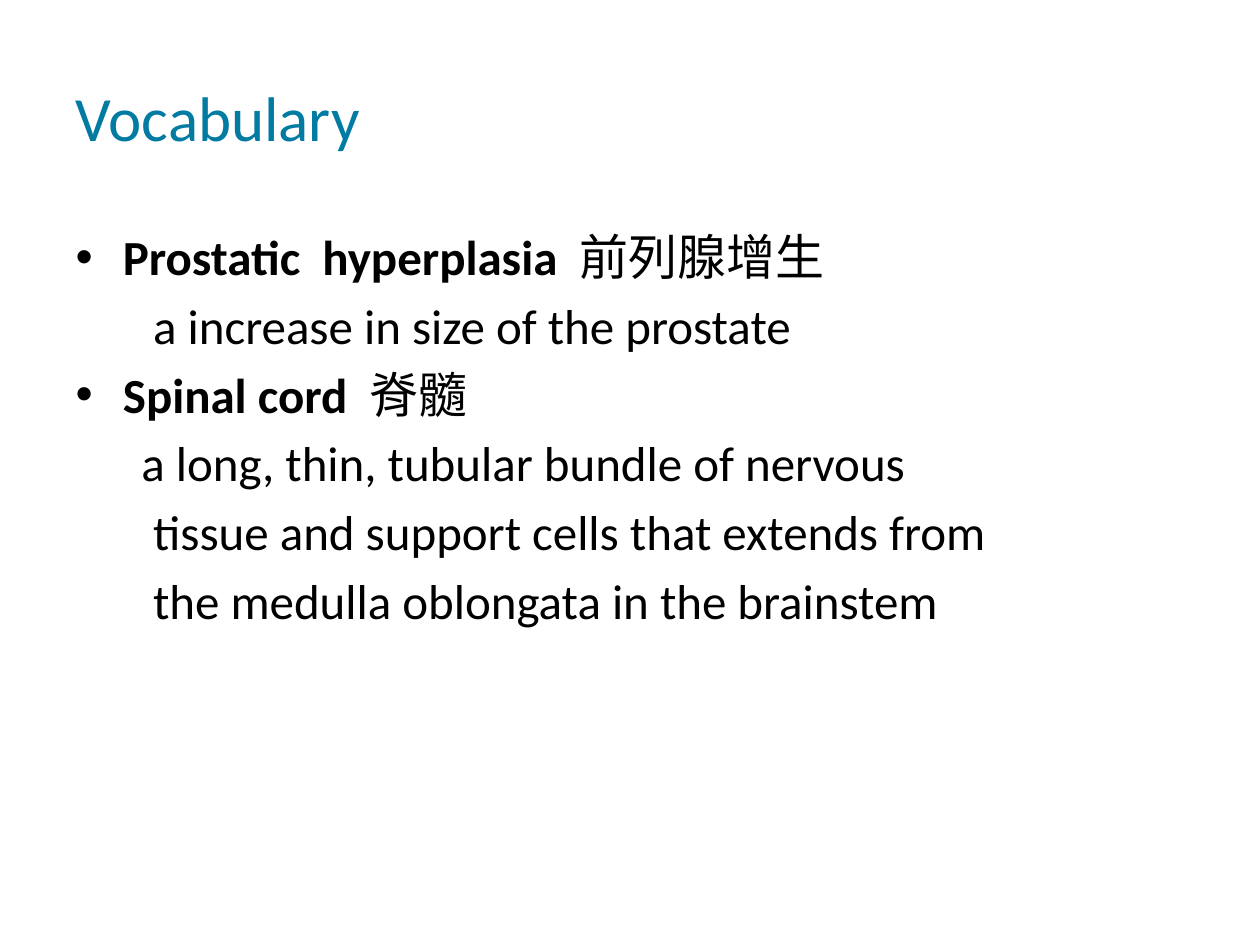
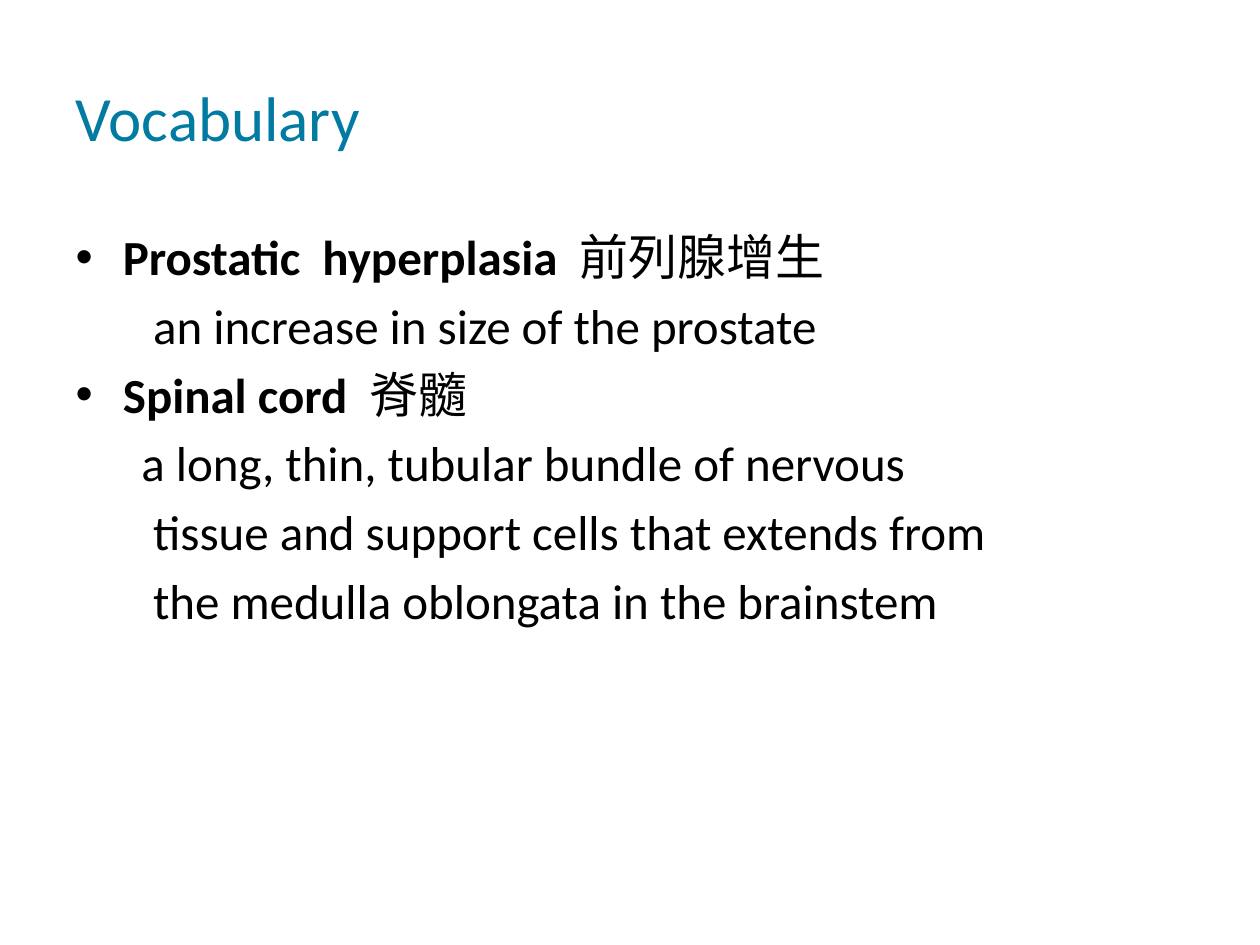
Before and after one commit to QuocVoong/R-Study-Lists, a slide deck: slide 6 of Medicine/5855_stethoscope_ppt/5855.pptx. Drawn at 1260x945 pixels with LibreOffice and Linux fonts; fonts in the diff are those of the drawing; background and template pictures are left out. Boxes give left, top, right and bottom in pixels: in the first picture for what was removed or moved away, otherwise in the second. Text is boxed around its words. In the diff, an @@ line names an element or a change of style, - is before the commit and + after.

```diff
--- a/Medicine/5855_stethoscope_ppt/5855.pptx
+++ b/Medicine/5855_stethoscope_ppt/5855.pptx
@@ text at (153, 310, 816, 352): text changed @@
-a increase in size of the prostate
+an increase in size of the prostate
```
Also in this commit, not shown: 2 other slides changed, 1 slide added.
